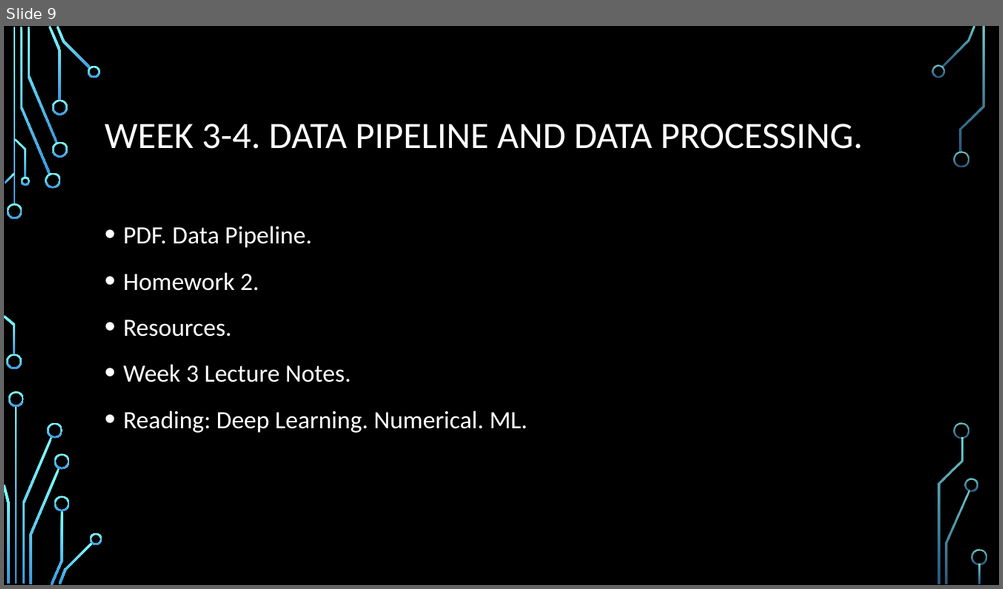
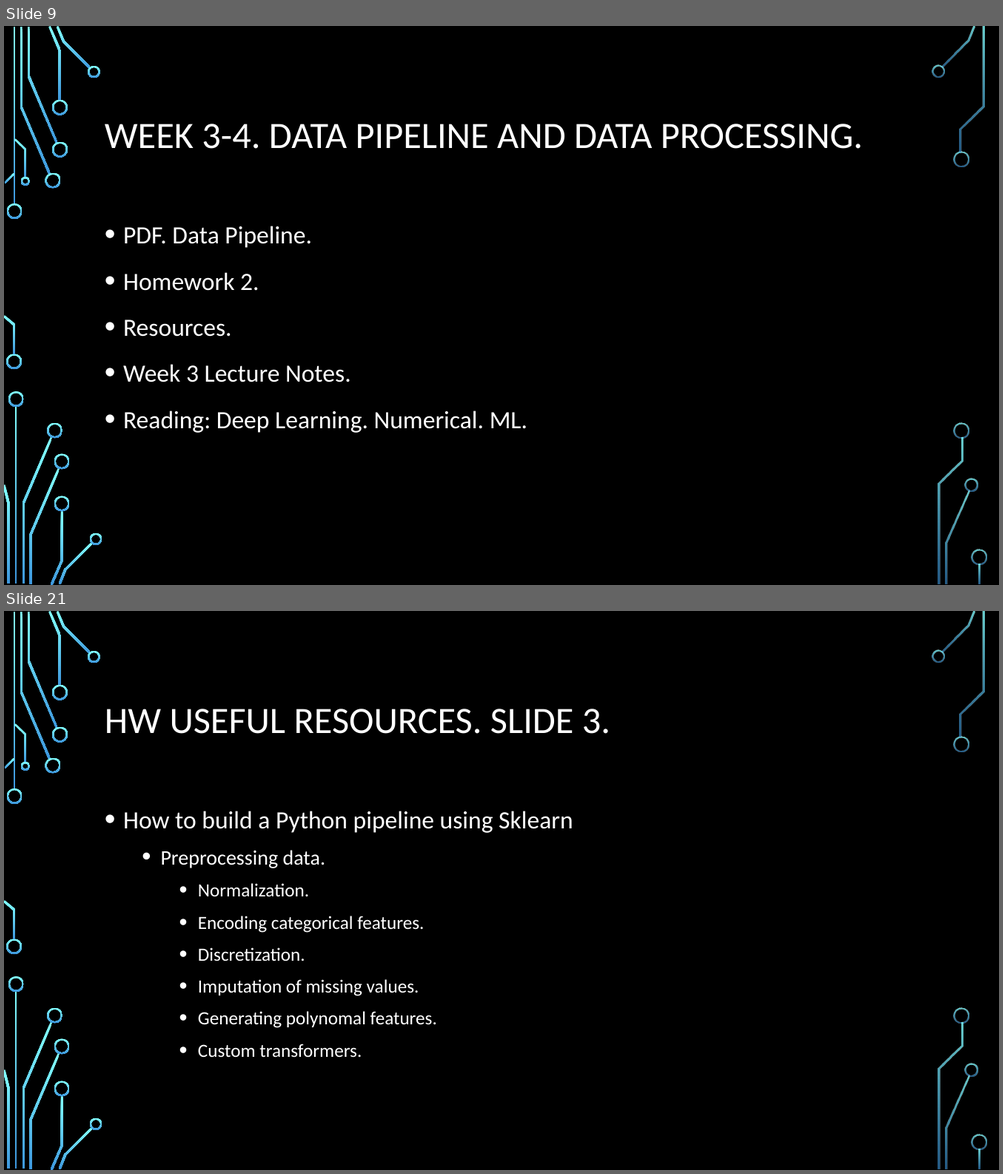
Before and after one commit to mgroysman/Data-622.-Fall-2019., a slide deck: Data 622.pptx. Shown one above the other, each under a label of ours: slide 9 before the commit, slides 9 and 21 after it; the slides between them are not shown. The pictures are 1003x589 and 1003x1174 pixels, drawn with LibreOffice and Linux fonts; fonts in the diff are those of the drawing; background and template pictures are left out. Boxes give left, top, right and bottom in pixels: in the first picture for what was removed or moved away, otherwise in the second. Text is boxed around its words. In the diff, an @@ line names an element or a change of style, - is before the commit and + after.

```diff
--- a/Data 622.pptx
+++ b/Data 622.pptx
@@ slide 21 added at <box>4,611,999,1170</box>, background picture (left out); not listed: 36 template elements that a slide beside it also shows @@
@@ title added at <box>105,709,610,734</box>, 36 pt, text #FFFFFF @@
+HW USEFUL RESOURCES. SLIDE 3.
@@ text added at <box>123,811,573,1058</box>, 18 pt, text #FFFFFF @@
+• How to build a Python pipeline using Sklearn
+  • Preprocessing data.
+    • Normalization.
+    • Encoding categorical features.
+    • Discretization.
+    • Imputation of missing values.
+    • Generating polynomal features.
+    • Custom transformers.
```
Also in this commit, not shown: 3 slides changed, 28 other slides added, 1 slide removed.
